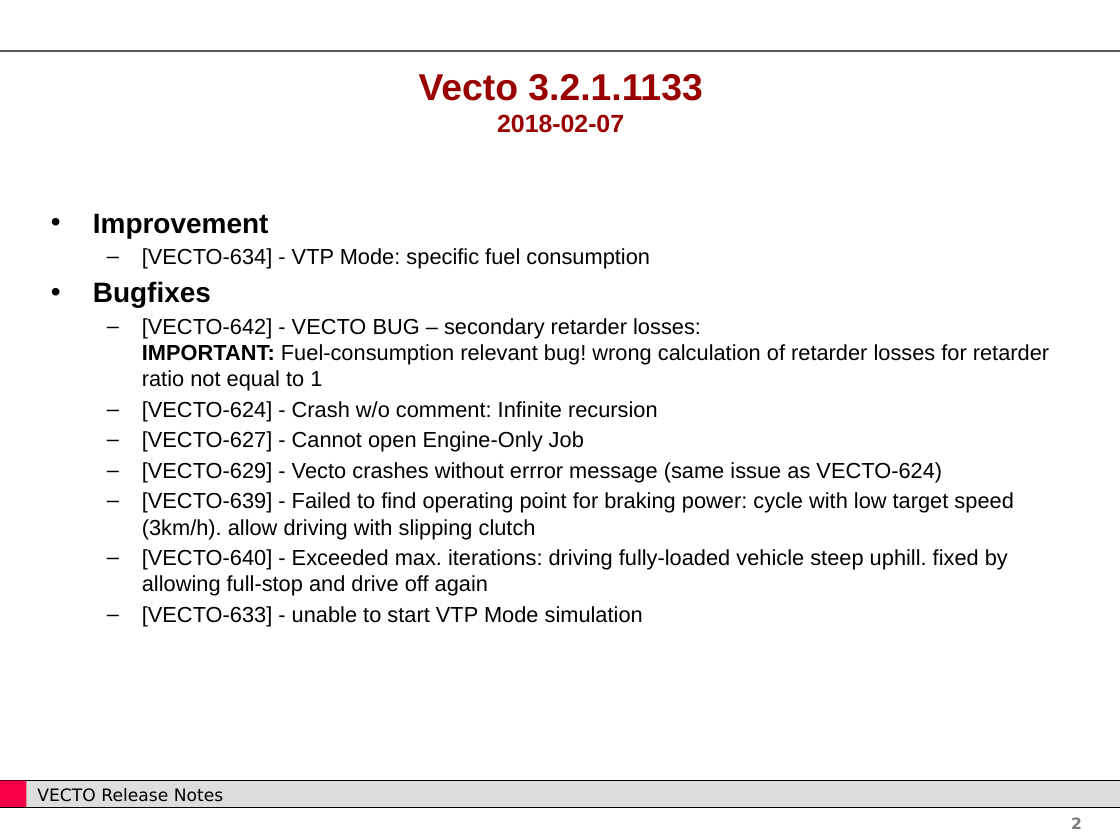
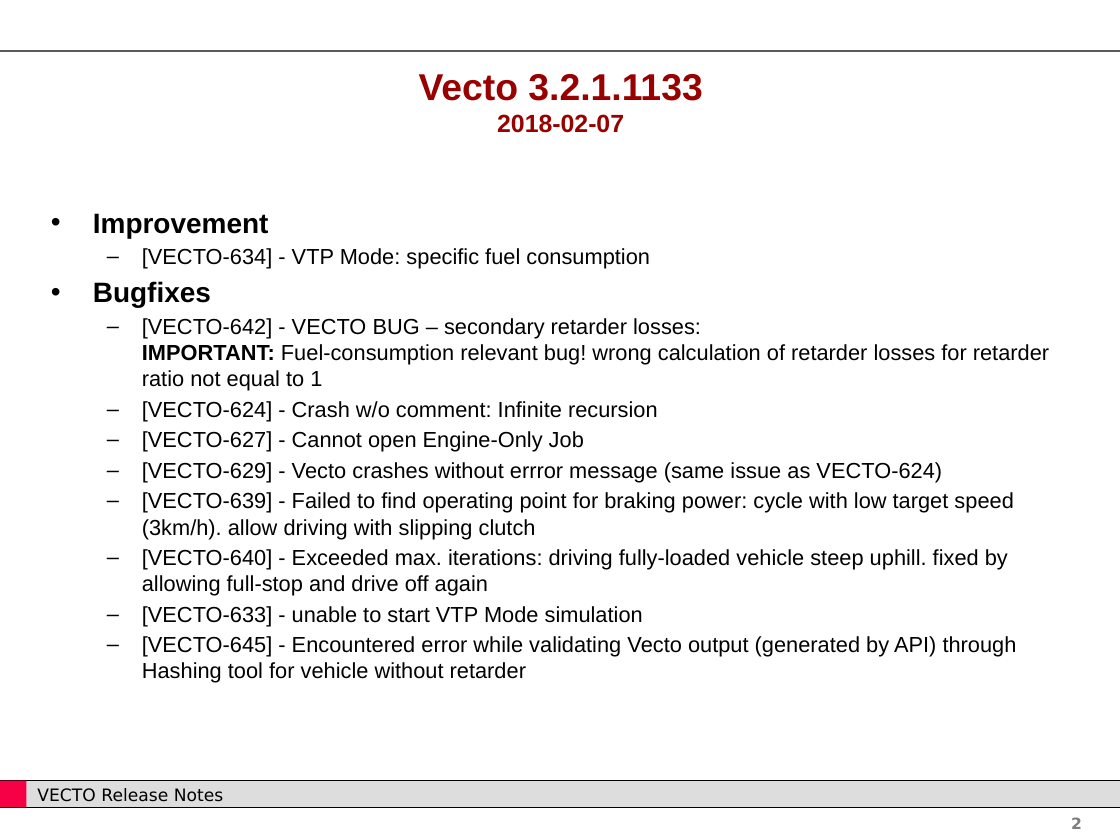
Before and after one commit to tanawadeatharva/BharatVECTO, a slide deck: slide 2 of Documentation/User Manual Source/Release Notes Vecto3.x.pptx. Drawn at 1120x840 pixels with LibreOffice and Linux fonts; fonts in the diff are those of the drawing; background and template pictures are left out. Boxes give left, top, right and bottom in pixels: in the first picture for what was removed or moved away, otherwise in the second. Text is boxed around its words. In the diff, an @@ line names an element or a change of style, - is before the commit and + after.

```diff
--- a/Documentation/User Manual Source/Release Notes Vecto3.x.pptx
+++ b/Documentation/User Manual Source/Release Notes Vecto3.x.pptx
@@ text at (142,636,1017,683): paragraph added @@
+  – [VECTO-645] - Encountered error while validating Vecto output (generated by API) through Hashing tool for vehicle without retarder
```
Also in this commit, not shown: 3 other files.
